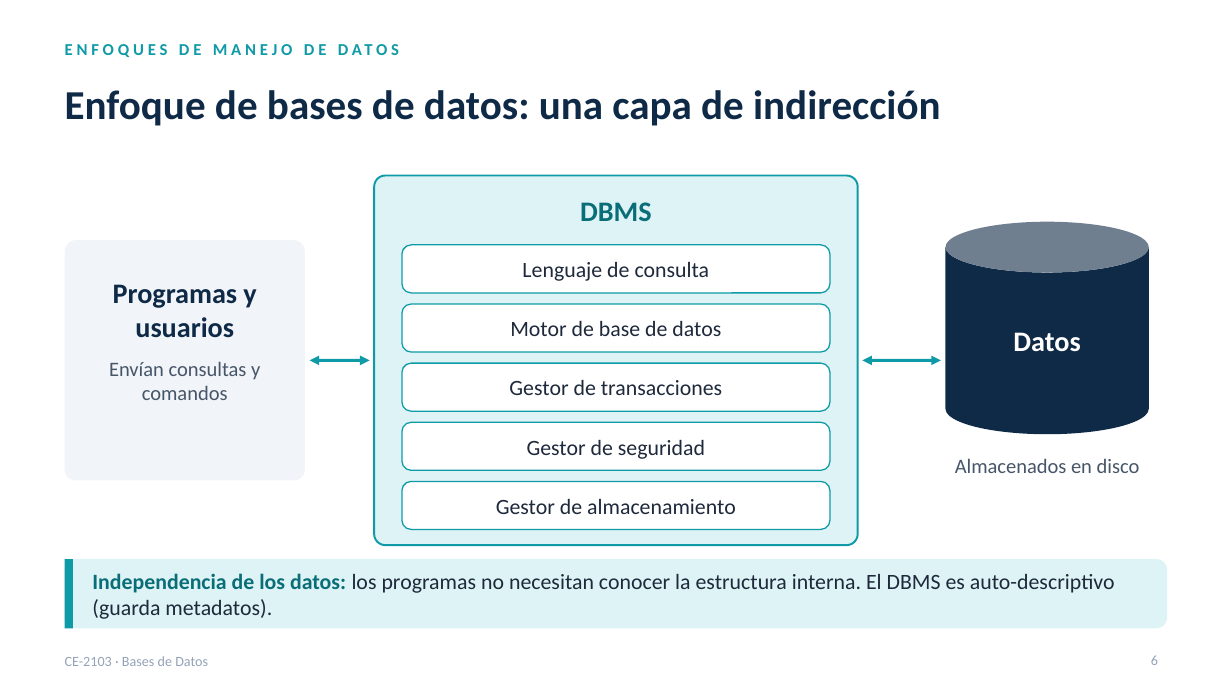
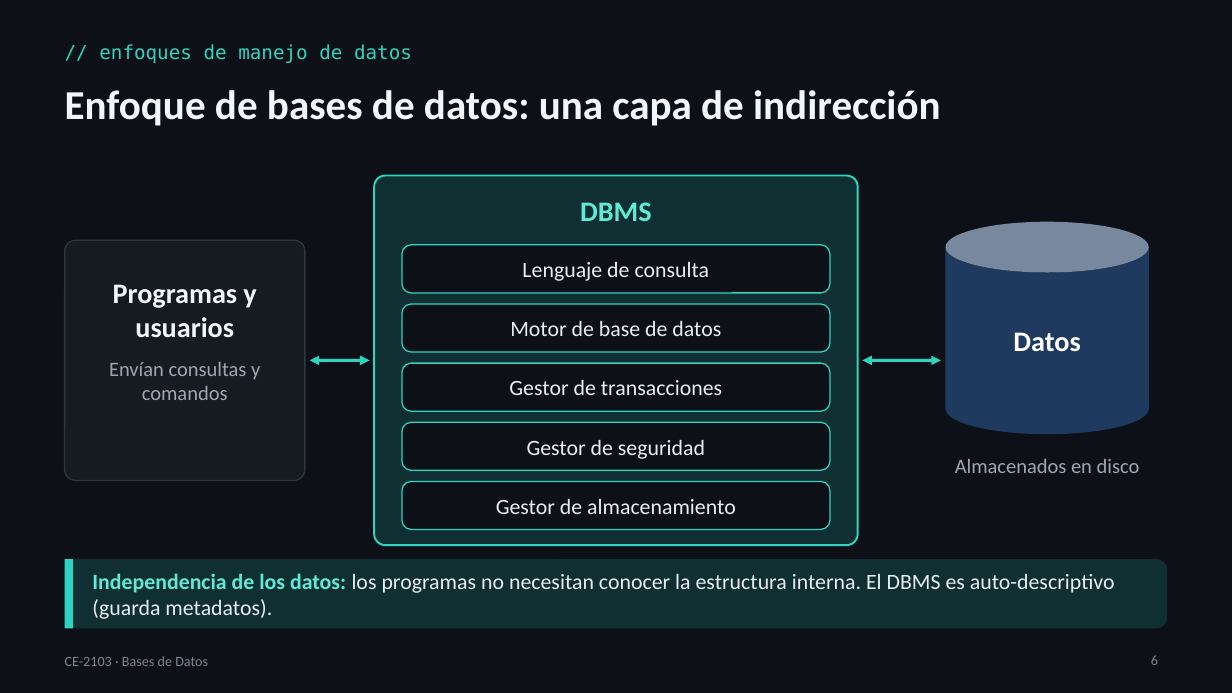
Before and after one commit to itcr-computer-engineering/data-structures-and-algorithms, a slide deck: slide 6 of presentaciones/ce-2103/Lección 08 - Bases de Datos.pptx. Drawn at 1232x693 pixels with LibreOffice and Linux fonts; fonts in the diff are those of the drawing. Boxes give left, top, right and bottom in pixels: in the first picture for what was removed or moved away, otherwise in the second. Text is boxed around its words. In the diff, an @@ line names an element or a change of style, - is before the commit and + after.

```diff
--- a/presentaciones/ce-2103/Lección 08 - Bases de Datos.pptx
+++ b/presentaciones/ce-2103/Lección 08 - Bases de Datos.pptx
@@ background #FFFFFF to #0D1117 @@
@@ text "// enfoques de manejo de ..." at box(99, 44, 412, 63): vertical alignment top to middle @@
@@ text at box(99, 44, 412, 63): text changed; size 13 to 15 pt; font Calibri to DejaVu Sans Mono; text colour #0E9AA7 to #2DD4BF; bold off @@
-ENFOQUES DE MANEJO DE DATOS
+// enfoques de manejo de datos
@@ text "Enfoque de bases de datos: ..." at box(65, 90, 941, 126): text colour #0F2A47 to #F0F6FC @@
@@ rounded rectangle at box(374, 176, 858, 545): fill #DDF3F5 to #0F2F33; outline #0E9AA7 1.5 pt to #2DD4BF 1.5 pt @@
@@ text "DBMS" at box(580, 202, 651, 221): text colour #0A6E78 to #5EEAD4 @@
@@ cylinder "Datos" at box(945, 222, 1149, 434): fill #0F2A47 to #1F3A5F @@
@@ rounded rectangle at box(65, 240, 305, 481): fill #F1F5F9 to #161B22; outline none to #30363D 1 pt @@
@@ text "Programas y usuarios" at box(113, 284, 256, 337): text colour #0F2A47 to #F0F6FC @@
@@ text "Envían consultas y comandos" at box(109, 362, 260, 400): text colour #475569 to #9DA7B3 @@
@@ double arrow (310, 360) - (370, 360): stroke #0E9AA7 2.5 pt to #2DD4BF 2.5 pt @@
@@ double arrow (862, 360) - (941, 360): stroke #0E9AA7 2.5 pt to #2DD4BF 2.5 pt @@
@@ text "Almacenados en disco" at box(955, 459, 1140, 473): text colour #475569 to #9DA7B3 @@
@@ text colour #1E293B to #E6EDF3; fill #FFFFFF to #0D1117; outline #0E9AA7 1 pt to #2DD4BF 1 pt in 5 elements at box(402, 245, 830, 293), box(402, 304, 830, 352), box(402, 363, 830, 411), box(402, 422, 830, 470), box(402, 482, 830, 530) @@
@@ rounded rectangle at box(65, 559, 1167, 628): fill #DDF3F5 to #0F2F33 @@
@@ rectangle at box(65, 559, 73, 628): fill #0E9AA7 to #2DD4BF @@
@@ text "Independencia de los datos: los ..." at box(92, 573, 1115, 619): text colour #0A6E78 to #5EEAD4 in "Independencia de los datos:"; text colour #1E293B to #E6EDF3 in "los programas no necesitan conocer la estructura ..." @@
@@ text "CE-2103 · Bases de Datos" at box(65, 656, 208, 666): text colour #94A3B8 to #7D8590 @@
@@ page number at box(1151, 655, 1158, 665): text colour #94A3B8 to #7D8590 @@
```
Also in this commit, not shown: 29 other slides changed, 11 slides added, 8 other files.
